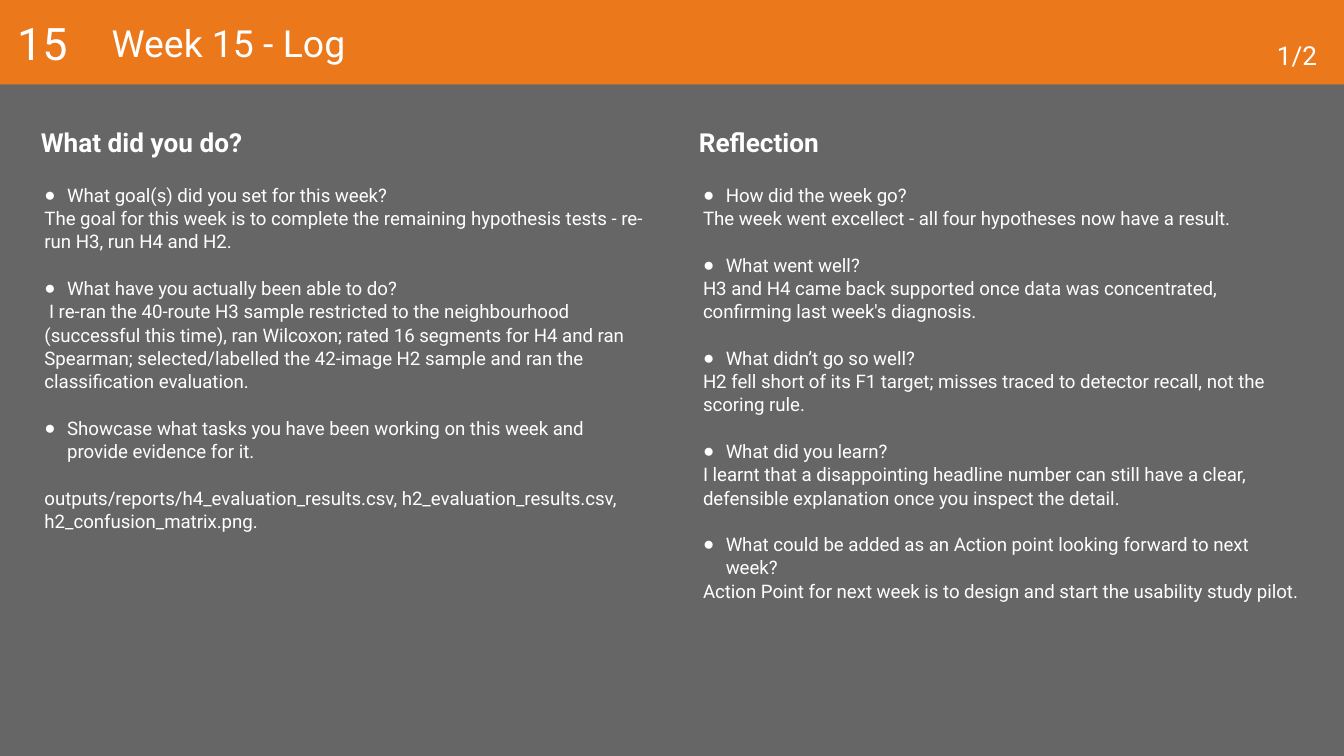
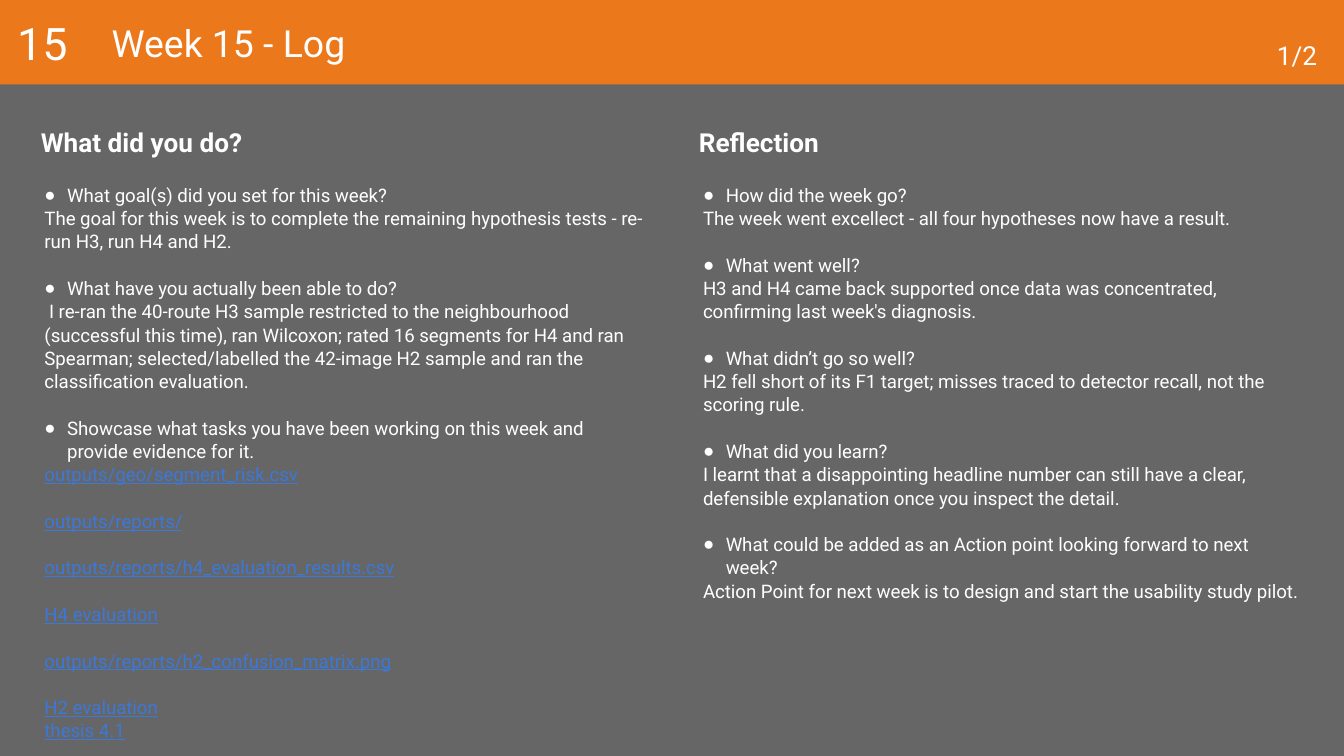
Before and after one commit to VladislavStoimenov235030/Vladislav_Stoimenov_Graduation_Project_25_26, a slide deck: slide 38 of thesis/evidencing/2026-27 Learning Log Graduation Project.pptx. Drawn at 1344x756 pixels with LibreOffice and Linux fonts; fonts in the diff are those of the drawing. Boxes give left, top, right and bottom in pixels: in the first picture for what was removed or moved away, otherwise in the second. Text is boxed around its words. In the diff, an @@ line names an element or a change of style, - is before the commit and + after.

```diff
--- a/thesis/evidencing/2026-27 Learning Log Graduation Project.pptx
+++ b/thesis/evidencing/2026-27 Learning Log Graduation Project.pptx
@@ text at box(44, 467, 394, 740): text changed; text colour #FFFFFF to #3C78D8 @@
-outputs/reports/h4_evaluation_results.csv, h2_evaluation_results.csv, h2_confusion_matrix.png.
+outputs/geo/segment_risk.csv
+outputs/reports/
+outputs/reports/h4_evaluation_results.csv
+H4 evaluation
+outputs/reports/h2_confusion_matrix.png
+H2 evaluation
+thesis 4.1
```
Also in this commit, not shown: 18 other slides changed, 2 other files.
